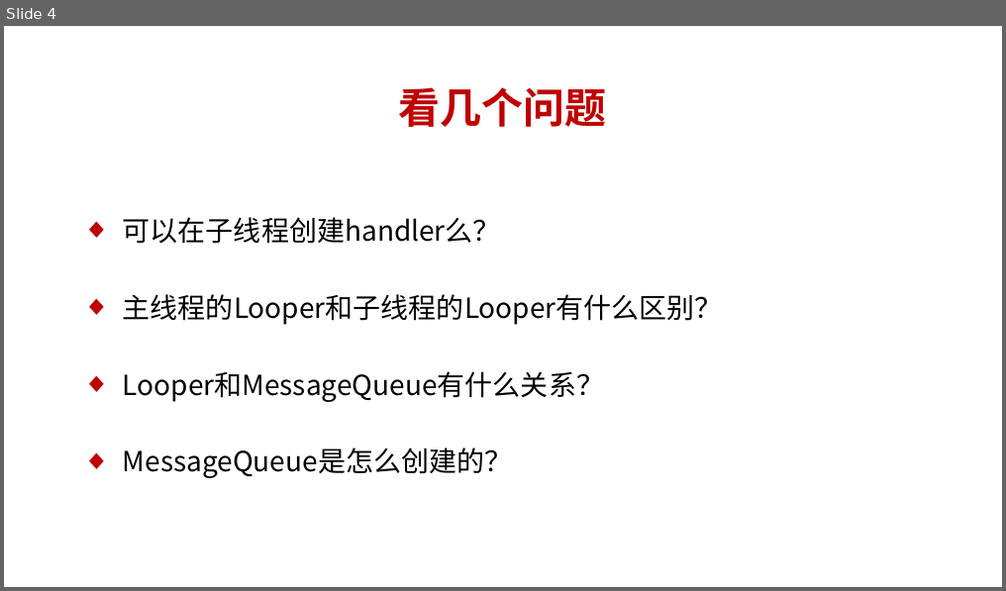
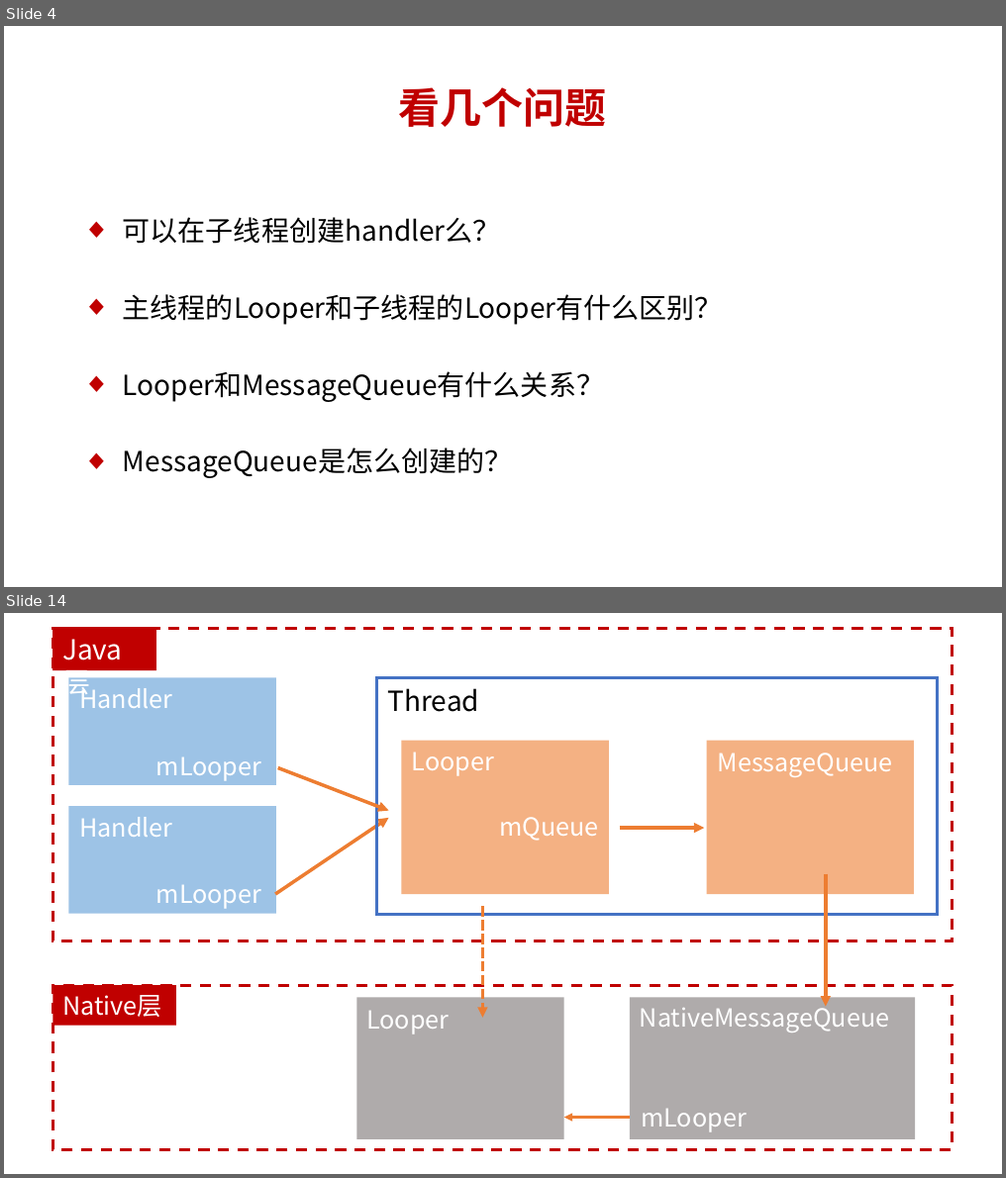
Before and after one commit to dingjikerbo/Android-Interview, a slide deck: Android Framework课程/第10章 线程通信/10.1 说说线程的消息队列是怎么创建的.pptx. Shown one above the other, each under a label of ours: slide 4 before the commit, slides 4 and 14 after it; the slides between them are not shown. The pictures are 1006x591 and 1006x1178 pixels, drawn with LibreOffice and Linux fonts; fonts in the diff are those of the drawing. Boxes give left, top, right and bottom in pixels: in the first picture for what was removed or moved away, otherwise in the second. Text is boxed around its words. In the diff, an @@ line names an element or a change of style, - is before the commit and + after.

```diff
--- a/Android Framework课程/第10章 线程通信/10.1 说说线程的消息队列是怎么创建的.pptx
+++ b/Android Framework课程/第10章 线程通信/10.1 说说线程的消息队列是怎么创建的.pptx
@@ slide 14 added at box(4, 613, 1002, 1174), background #FFFFFF @@
@@ rectangle added at box(53, 628, 952, 942), outline #C00000 2 pt dashed @@
@@ rectangle added at box(53, 627, 156, 670), fill #C00000, 20 pt, text #FFFFFF @@
+Java层
@@ rectangle added at box(69, 678, 276, 785), fill #9DC3E6 @@
@@ text added at box(79, 684, 172, 708), 18 pt, text #FFFFFF @@
+Handler
@@ rectangle added at box(376, 678, 937, 914), outline #4472C4 2 pt @@
@@ text added at box(388, 688, 480, 712), 20 pt, text #000000 @@
+Thread
@@ text added at box(156, 757, 262, 781), 18 pt, text #FFFFFF @@
+mLooper
@@ rectangle added at box(401, 741, 609, 894), fill #F4B183 @@
@@ text added at box(412, 752, 494, 776), 18 pt, text #FFFFFF @@
+Looper
@@ rectangle added at box(707, 741, 914, 894), fill #F4B183 @@
@@ text added at box(718, 753, 893, 777), 18 pt, text #FFFFFF @@
+MessageQueue
@@ arrow added from (278, 767) to (388, 811), #ED7D31 2.5 pt @@
@@ rectangle added at box(69, 807, 276, 914), fill #9DC3E6 @@
@@ text added at box(79, 817, 172, 837), 18 pt, text #FFFFFF @@
+Handler
@@ arrow added from (275, 894) to (388, 818), #ED7D31 2.5 pt @@
@@ text added at box(499, 817, 598, 841), 18 pt, text #FFFFFF @@
+mQueue
@@ arrow added from (620, 828) to (705, 828), #ED7D31 2.5 pt @@
@@ arrow added from (826, 874) to (826, 1006), #ED7D31 2.5 pt @@
@@ text added at box(156, 884, 262, 909), 18 pt, text #FFFFFF @@
+mLooper
@@ arrow added from (483, 906) to (483, 1018), #ED7D31 2.5 pt dashed @@
@@ rectangle added at box(53, 985, 952, 1150), outline #C00000 2 pt dashed @@
@@ rectangle added at box(53, 985, 176, 1025), fill #C00000, 18 pt, text #FFFFFF @@
+Native层
@@ rectangle added at box(356, 997, 563, 1140), fill #AFABAB @@
@@ rectangle added at box(630, 997, 915, 1140), fill #AFABAB @@
@@ text added at box(366, 1011, 449, 1035), 18 pt, text #FFFFFF @@
+Looper
@@ text added at box(640, 1001, 890, 1033), 18 pt, text #FFFFFF @@
+NativeMessageQueue
@@ text added at box(641, 1109, 746, 1133), 18 pt, text #FFFFFF @@
+mLooper
@@ arrow added from (630, 1118) to (563, 1118), #ED7D31 1.5 pt @@
```
Also in this commit, not shown: 1 slide changed, 11 other slides added, 1 slide removed, 11 other files.
